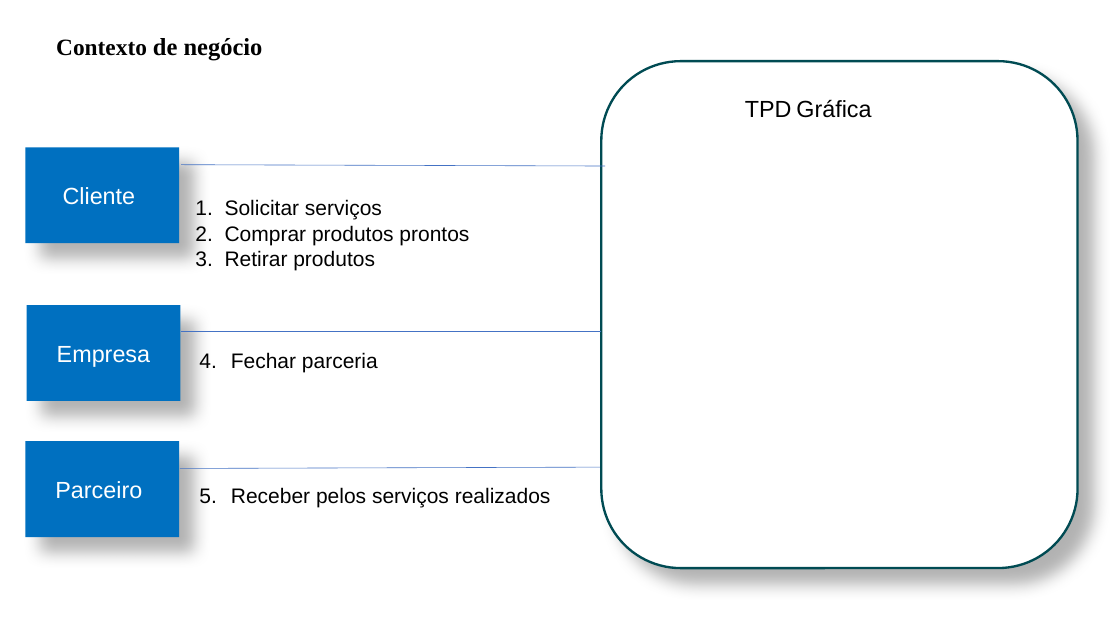
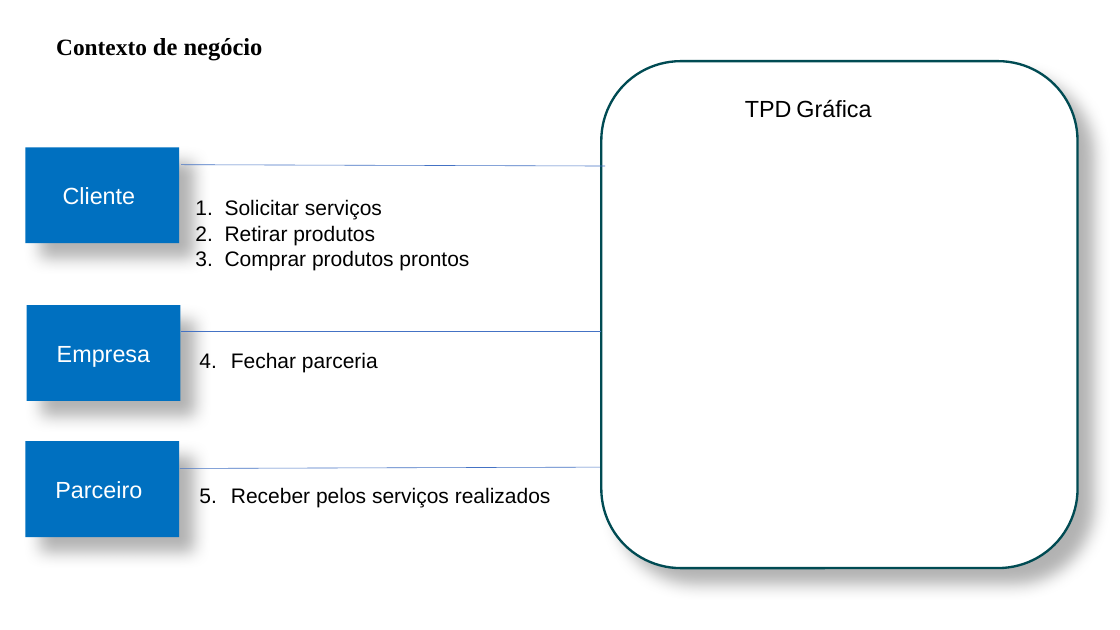
Before and after one commit to Victor-Xokito/Engenharia_de_software-TPD_Gr-fica, a slide deck: slide 1 of 15- Arquitetura de Negócio para cada Cenário .pptx. Drawn at 1120x630 pixels with LibreOffice and Linux fonts; fonts in the diff are those of the drawing. Boxes give left, top, right and bottom in pixels: in the first picture for what was removed or moved away, otherwise in the second. Text is boxed around its words. In the diff, an @@ line names an element or a change of style, - is before the commit and + after.

```diff
--- a/15- Arquitetura de Negócio para cada Cenário .pptx
+++ b/15- Arquitetura de Negócio para cada Cenário .pptx
@@ text at [225,225,375,245]: paragraph added @@
+2. Retirar produtos
@@ text at [225,250,375,270]: paragraph removed @@
-3. Retirar produtos
```
Also in this commit, not shown: 1 other slide changed, 7 other files.
